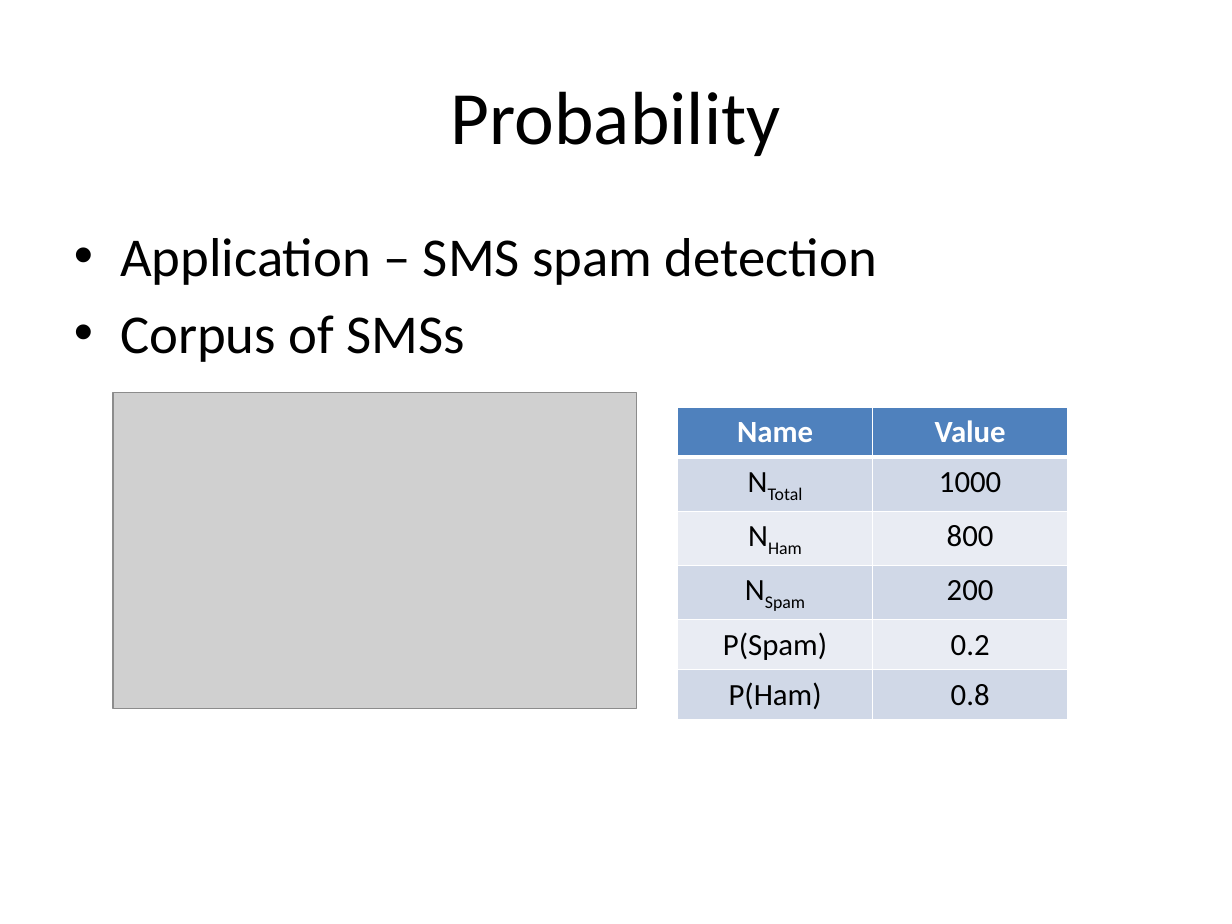
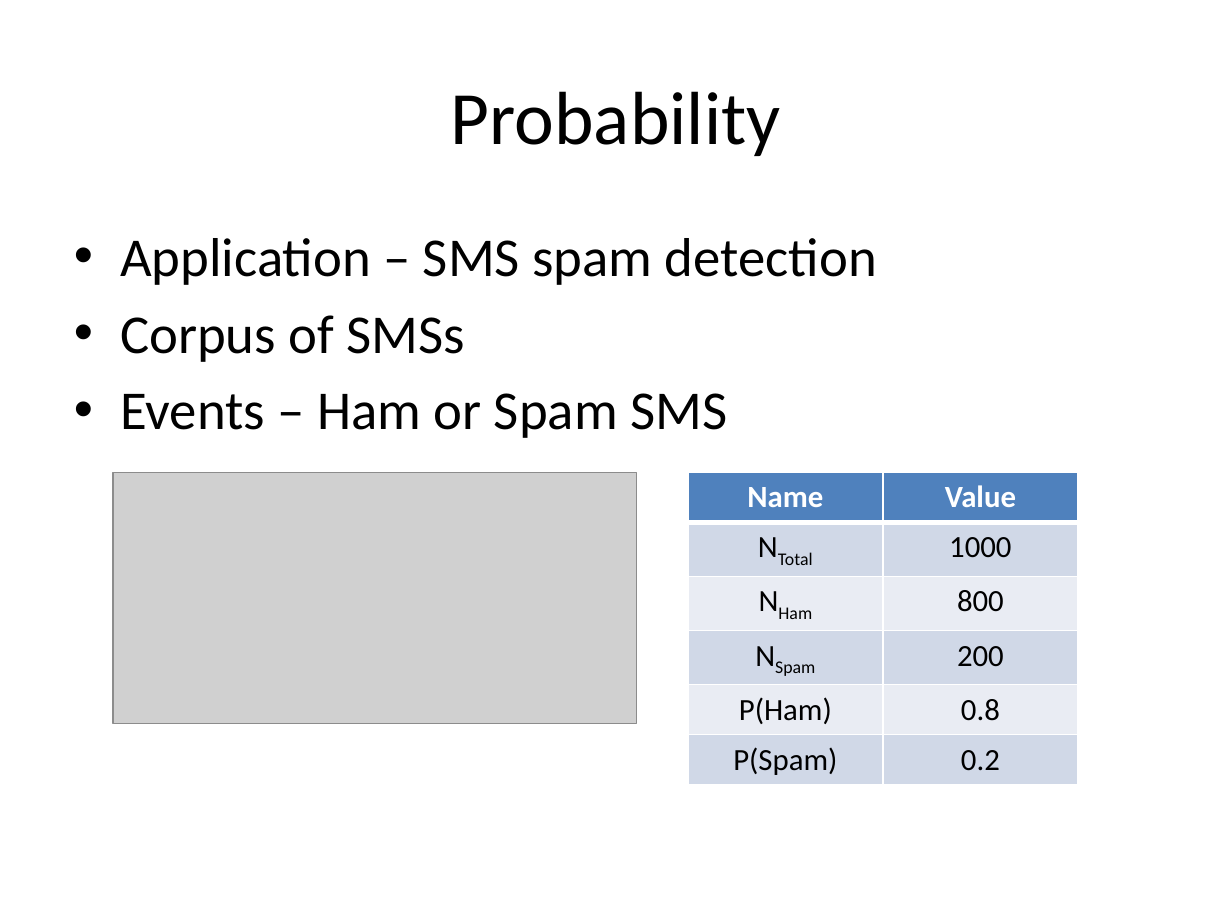
Before and after one commit to look4pritam/ArtificialIntelligence, a slide deck: slide 5 of MachineLearning/NaiveBayes/NaiveBayes.pptx. Drawn at 1232x924 pixels with LibreOffice and Linux fonts; fonts in the diff are those of the drawing; grey boxes stand for pictures. Boxes give left, top, right and bottom in pixels: in the first picture for what was removed or moved away, otherwise in the second. Text is boxed around its words. In the diff, an @@ line names an element or a change of style, - is before the commit and + after.

```diff
--- a/MachineLearning/NaiveBayes/NaiveBayes.pptx
+++ b/MachineLearning/NaiveBayes/NaiveBayes.pptx
@@ text at [120, 393, 727, 438]: paragraph added @@
+• Events – Ham or Spam SMS
@@ picture: place and size @@
-picture at [113, 393, 637, 708]
+picture at [113, 472, 637, 723]
@@ table at [687, 472, 1077, 779] @@
+row 5: P(Ham) | 0.8
-row 6: P(Ham) | 0.8
@@ table: place and size @@
-table at [678, 408, 1067, 713]
+table at [687, 472, 1077, 779]
```
Also in this commit, not shown: 1 other slide changed.
